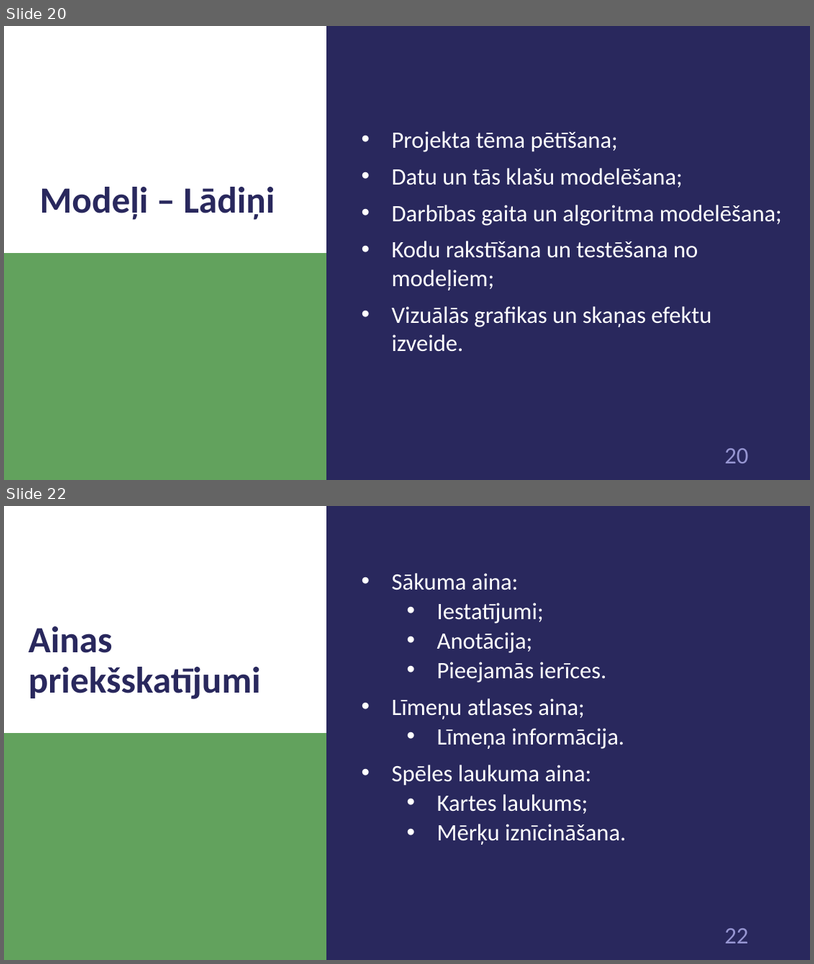
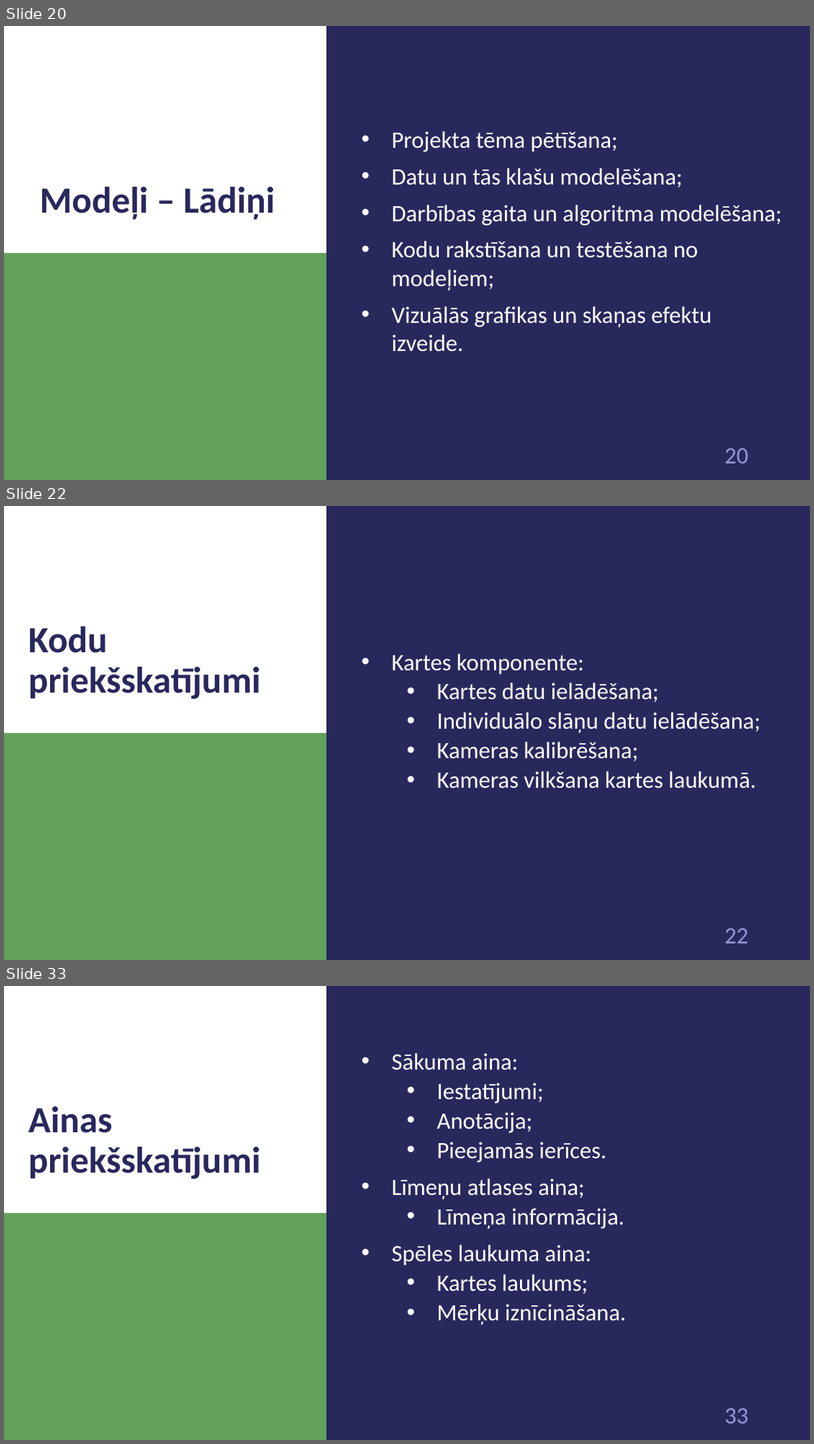
Before and after one commit to 1ivyatan/drumstalotajs, a slide deck: Documentation/Prezentācija.pptx. Shown one above the other, each under a label of ours: slides 20 and 22 before the commit, slides 20, 22 and 33 after it; the slides between them are not shown. The pictures are 814x964 and 814x1444 pixels, drawn with LibreOffice and Linux fonts; fonts in the diff are those of the drawing. Boxes give left, top, right and bottom in pixels: in the first picture for what was removed or moved away, otherwise in the second. Text is boxed around its words. In the diff, an @@ line names an element or a change of style, - is before the commit and + after.

```diff
--- a/Documentation/Prezentācija.pptx
+++ b/Documentation/Prezentācija.pptx
@@ slide 22 added at <box>4,506,810,960</box>, background #29285D; not listed: 3 template elements that a slide beside it also shows @@
@@ title added at <box>28,626,261,699</box>, 44 pt, text #29285D, bold @@
+Kodu priekšskatījumi
@@ text added at <box>392,654,761,788</box>, 28 pt, text #FFFFFF @@
+• Kartes komponente:
+  • Kartes datu ielādēšana;
+  • Individuālo slāņu datu ielādēšana;
+  • Kameras kalibrēšana;
+  • Kameras vilkšana kartes laukumā.
@@ what was slide 22 is now slide 33 @@
@@ page number at <box>725,1408,748,1423</box>: text changed @@
-22
+33
```
Also in this commit, not shown: 3 slides changed, 11 other slides added, 1 slide removed.
